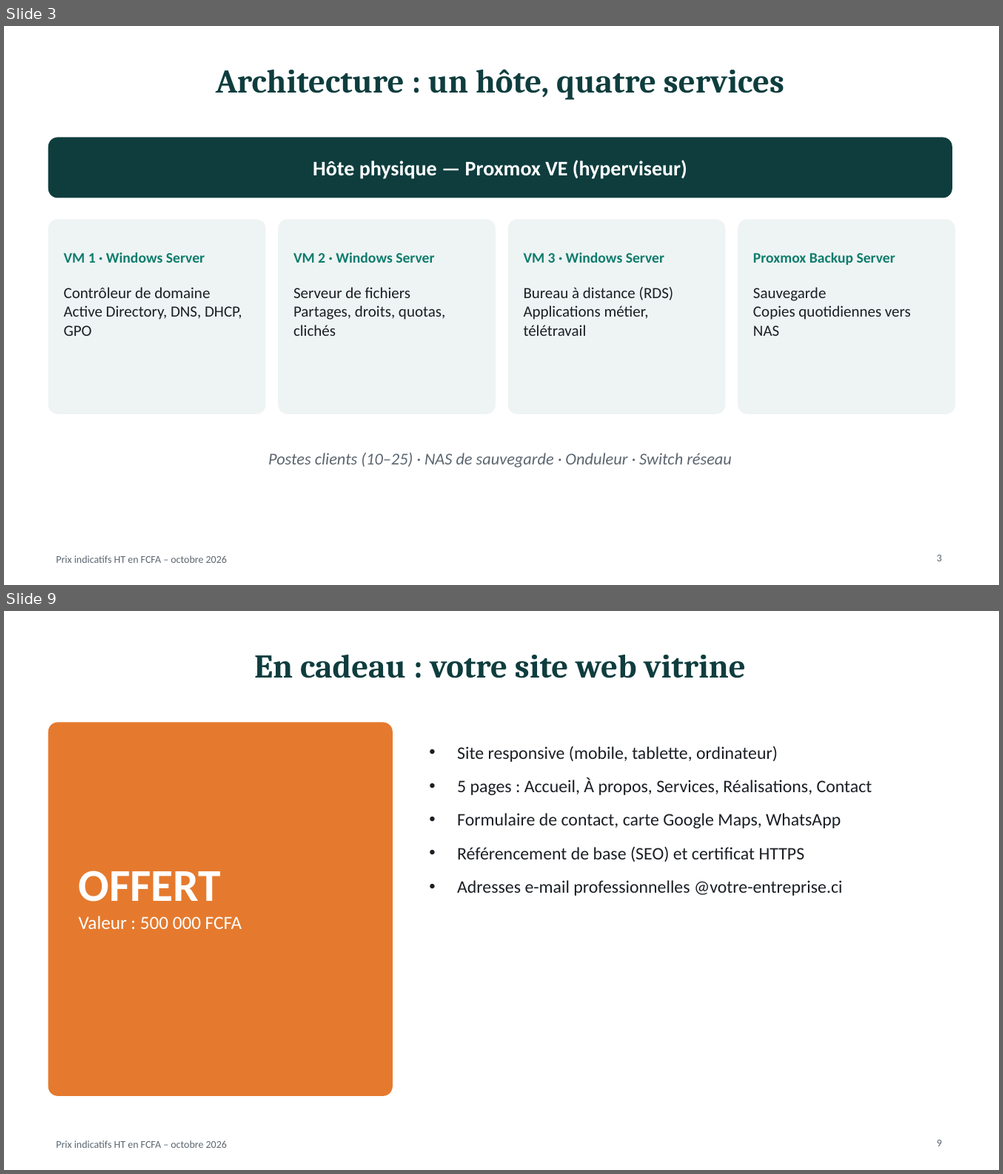
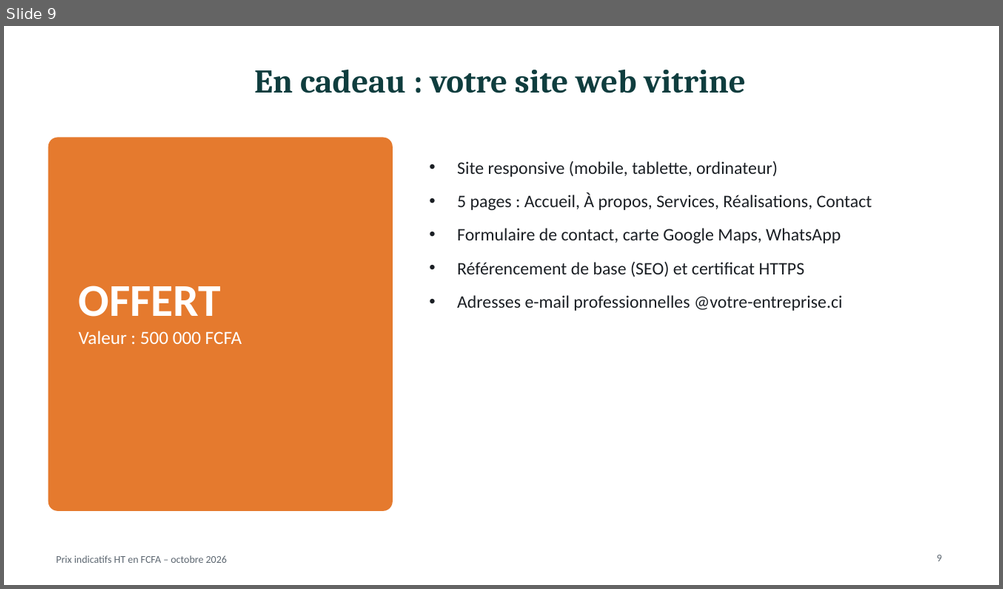
Before and after one commit to meledjearmel/others-documents, a slide deck: proposition-serveur/Proposition_Serveur_Proxmox_WindowsServer.pptx. Shown one above the other, each under a label of ours: slides 3 and 9 before the commit, slide 9 after it; the slides between them are not shown. The pictures are 1003x1174 and 1003x589 pixels, drawn with LibreOffice and Linux fonts; fonts in the diff are those of the drawing. Boxes give left, top, right and bottom in pixels: in the first picture for what was removed or moved away, otherwise in the second. Text is boxed around its words. In the diff, an @@ line names an element or a change of style, - is before the commit and + after.

```diff
--- a/proposition-serveur/Proposition_Serveur_Proxmox_WindowsServer.pptx
+++ b/proposition-serveur/Proposition_Serveur_Proxmox_WindowsServer.pptx
@@ slide 3 removed at (4, 26, 999, 585), background #FFFFFF; not listed: 1 template element that a slide beside it also shows @@
@@ title removed at (216, 69, 784, 100) @@
-Architecture : un hôte, quatre services
@@ rounded rectangle removed at (48, 138, 951, 198) @@
@@ text removed at (313, 160, 687, 179) @@
-Hôte physique — Proxmox VE (hyperviseur)
@@ rounded rectangle removed at (48, 220, 265, 414) @@
@@ rounded rectangle removed at (279, 220, 495, 414) @@
@@ rounded rectangle removed at (509, 220, 725, 414) @@
@@ rounded rectangle removed at (738, 220, 955, 414) @@
@@ text removed at (64, 252, 205, 263) @@
-VM 1 · Windows Server
@@ text removed at (293, 252, 434, 263) @@
-VM 2 · Windows Server
@@ text removed at (523, 252, 664, 263) @@
-VM 3 · Windows Server
@@ text removed at (753, 252, 895, 265) @@
-Proxmox Backup Server
@@ text removed at (64, 287, 242, 336) @@
-Contrôleur de domaine
-Active Directory, DNS, DHCP, GPO
@@ text removed at (293, 287, 445, 336) @@
-Serveur de fichiers
-Partages, droits, quotas, clichés
@@ text removed at (523, 287, 674, 336) @@
-Bureau à distance (RDS)
-Applications métier, télétravail
@@ text removed at (753, 287, 910, 336) @@
-Sauvegarde
-Copies quotidiennes vers NAS
@@ text removed at (268, 453, 731, 468) @@
-Postes clients (10–25) · NAS de sauvegarde · Onduleur · Switch réseau
@@ page number removed at (936, 555, 942, 562) @@
-3
```
Also in this commit, not shown: 8 slides changed, 1 slide added, 1 other file.
